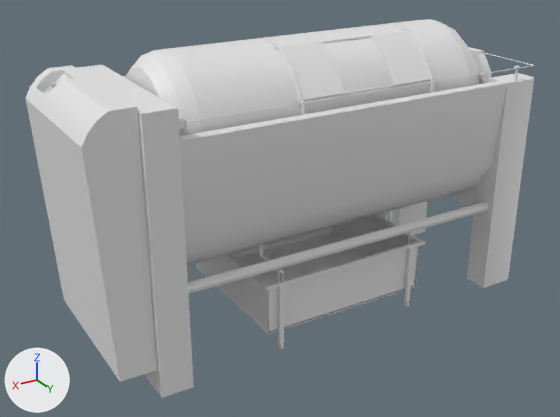
The FBX model Assets/_/Project/Art/Models/Machines/3D_Press.fbx, before and after one commit.
Before and after are seen from a 50 mm lens placed at (4.89, 3.87, 2.62), pointed at (2.58, 0.02, 0.7). Arrows for +X, +Y and +Z are at lower left; the lights stay in place. The older version comes first. Where no turn or scale is listed for an object, it has been applied to the vertices. Vertices at exactly the same position are counted once.

The older version as bpy lines, for what is in view:
```python
me_cylinder_307 = bpy.data.meshes.new('Cylinder.307')
me_cylinder_307.from_pydata(...)  # 248 vertices, 284 faces; spans x -0.651..0.345, y 0.015..0.434, z -0.003..0.444
me_cylinder_307.materials.append(mat_material_006)  # white #e7e7e7
me_cylinder_308 = bpy.data.meshes.new('Cylinder.308')
me_cylinder_308.from_pydata(...)  # 2103 vertices, 1894 faces; spans x -1.39..1.55, y -0.54..0.54, z 0.0..1.63
me_cylinder_308.materials.append(mat_material_006)  # white #e7e7e7
# before: 0 (0.56, 0.49, 0.14) at pixel (268, 334), 1 (0.56, 0.49, 0.46), 6 (0.46, 0.49, 0.46), 9 (0.49, 0.49, 0.46), 20 (-0.56, 0.49, 0.14) at pixel (416, 286)
# before: 21 (-0.56, 0.49, 0.46), 26 (-0.46, 0.49, 0.46), 29 (-0.49, 0.49, 0.46), 40 (0.56, -0.49, 0.14) at pixel (197, 268), 41 (0.56, -0.49, 0.46)
# before: 46 (0.46, -0.49, 0.46), 49 (0.49, -0.49, 0.46), 60 (-0.56, -0.49, 0.14), 61 (-0.56, -0.49, 0.46), 66 (-0.46, -0.49, 0.46)
# before: 69 (-0.49, -0.49, 0.46)
me_cylinder_309 = bpy.data.meshes.new('Cylinder.309')
me_cylinder_309.from_pydata(...)  # 154 vertices, 164 faces; spans x -1.08..1.08, y -0.42..0.42, z -0.42..0.42
me_cylinder_309.materials.append(mat_material_006)  # white #e7e7e7
ob_geo_door_slide_002 = bpy.data.objects.new('Geo_Door_Slide.002', me_cylinder_307)
ob_geo_door_slide_002.location = (2.366, 0.0, 1.346)
ob_geo_press_003 = bpy.data.objects.new('Geo_Press.003', me_cylinder_308)
ob_geo_press_003.location = (2.382, 0.0, 0.0)
ob_geo_press_tank_002 = bpy.data.objects.new('Geo_Press_Tank.002', me_cylinder_309)
ob_geo_press_tank_002.location = (2.366, 0.0, 1.346)
```
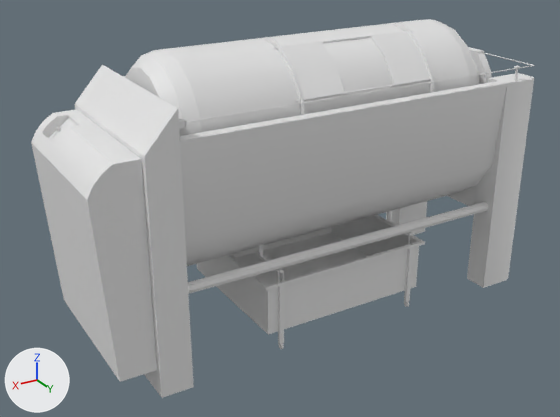
Patch to the scene script:
```diff
--- a/Assets/_/Project/Art/Models/Machines/3D_Press.fbx.py
+++ b/Assets/_/Project/Art/Models/Machines/3D_Press.fbx.py
@@ me_cylinder_308 @@
 # used by ob_geo_press_003; location = (2.382, 0.0, 0.0)
 # verts and faces of me_cylinder_308; kept vertices keep their numbers, new ones are numbered from 2103
-me_cylinder_308.from_pydata(...)  # 2103 vertices, 1894 faces; spans x -1.39..1.55, y -0.54..0.54, z 0.0..1.63
+me_cylinder_308.from_pydata(...)  # 2103 vertices, 1896 faces; spans x -1.39..1.55, y -0.54..0.54, z 0.0..1.6
+# me_cylinder_308 part 1
+faces += [(40, 41, 49, 46, 66, 69, 61, 60), (0, 20, 21, 29, 26, 6, 9, 1)]
+# me_cylinder_308 part 2
+# 60 vertices in x 1.26..1.55, y -0.5..0.5, z 1.38..1.63 move by (0.0, 0.0, -0.26)
+# 2 vertices move from x 1.26, y -0.54..0.54, z 1.6 to x 1.26, y -0.54..0.54, z 1.39
+# other edits to the shape of me_cylinder_308 do not show in these pictures
 me_cylinder_308.materials.append(mat_material_006)
```

Boxes (x1, y1, x2, y2) around the edits, measured in the pictures (560 x 417 px; the box of a moved part takes in the faces that stretch with it):
'Geo_Press.003', reshaped: before (25, 47, 535, 398); after (31, 47, 535, 398)
part 1 of me_cylinder_308, added: after (268, 246, 419, 335)
part 2 of me_cylinder_308, moved or reshaped: before (25, 65, 194, 398); after (31, 109, 194, 398)
